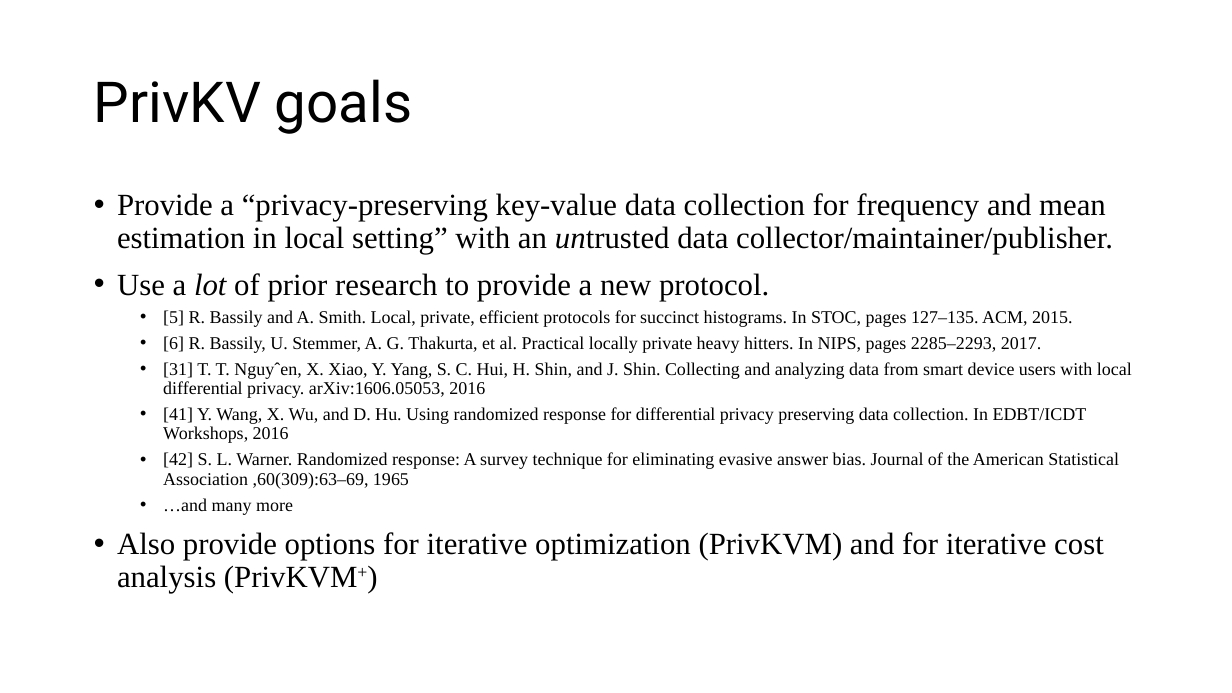
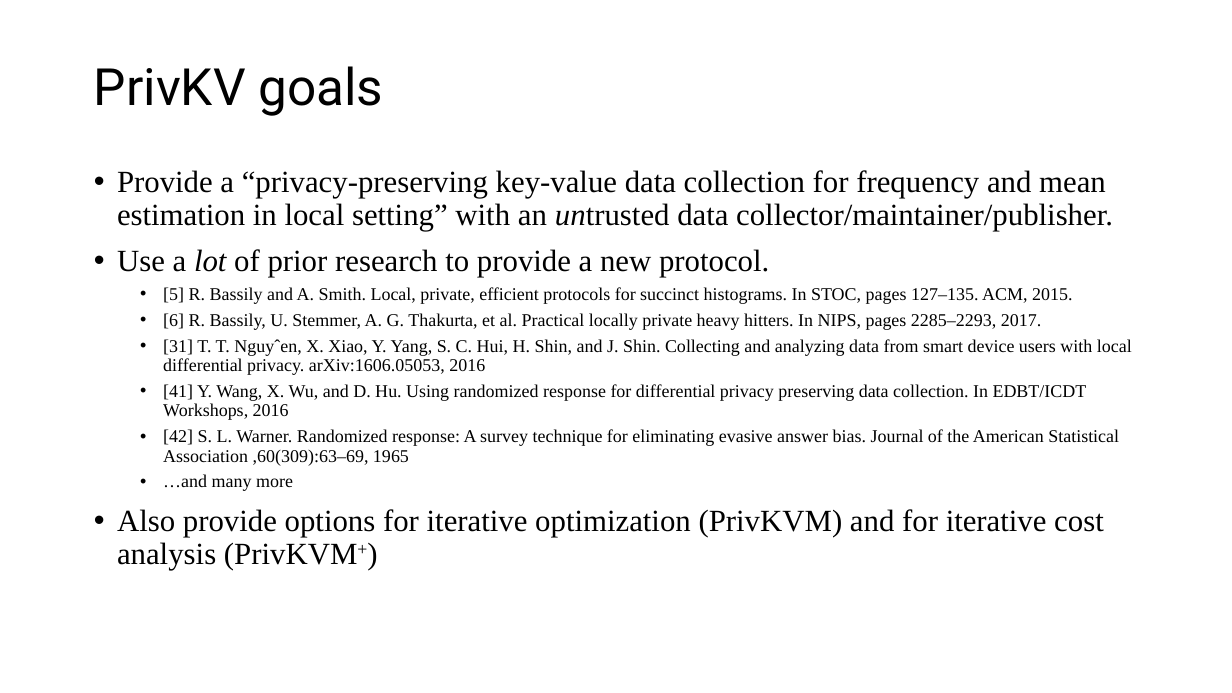
Before and after one commit to CodeFluent/Notes, a slide deck: slide 5 of CS-6223/hw/Grad_Project/Final Documents/PrivKV Differential Privacy for Key Value Structured Data.pptx. Drawn at 1232x693 pixels with LibreOffice and Linux fonts; fonts in the diff are those of the drawing. Boxes give left, top, right and bottom in pixels: in the first picture for what was removed or moved away, otherwise in the second. Text is boxed around its words. In the diff, an @@ line names an element or a change of style, - is before the commit and + after.

```diff
--- a/CS-6223/hw/Grad_Project/Final Documents/PrivKV Differential Privacy for Key Value Structured Data.pptx
+++ b/CS-6223/hw/Grad_Project/Final Documents/PrivKV Differential Privacy for Key Value Structured Data.pptx
@@ title "PrivKV goals" at <box>94,66,383,116</box>: size 44 to 40 pt @@
@@ text "Provide a “privacy-preserving key-value data ...": place and size @@
-text "Provide a “privacy-preserving key-value data ..." at <box>117,193,1132,593</box>
+text "Provide a “privacy-preserving key-value data ..." at <box>117,170,1132,570</box>
```
Also in this commit, not shown: 7 other slides changed, 3 slides added.
